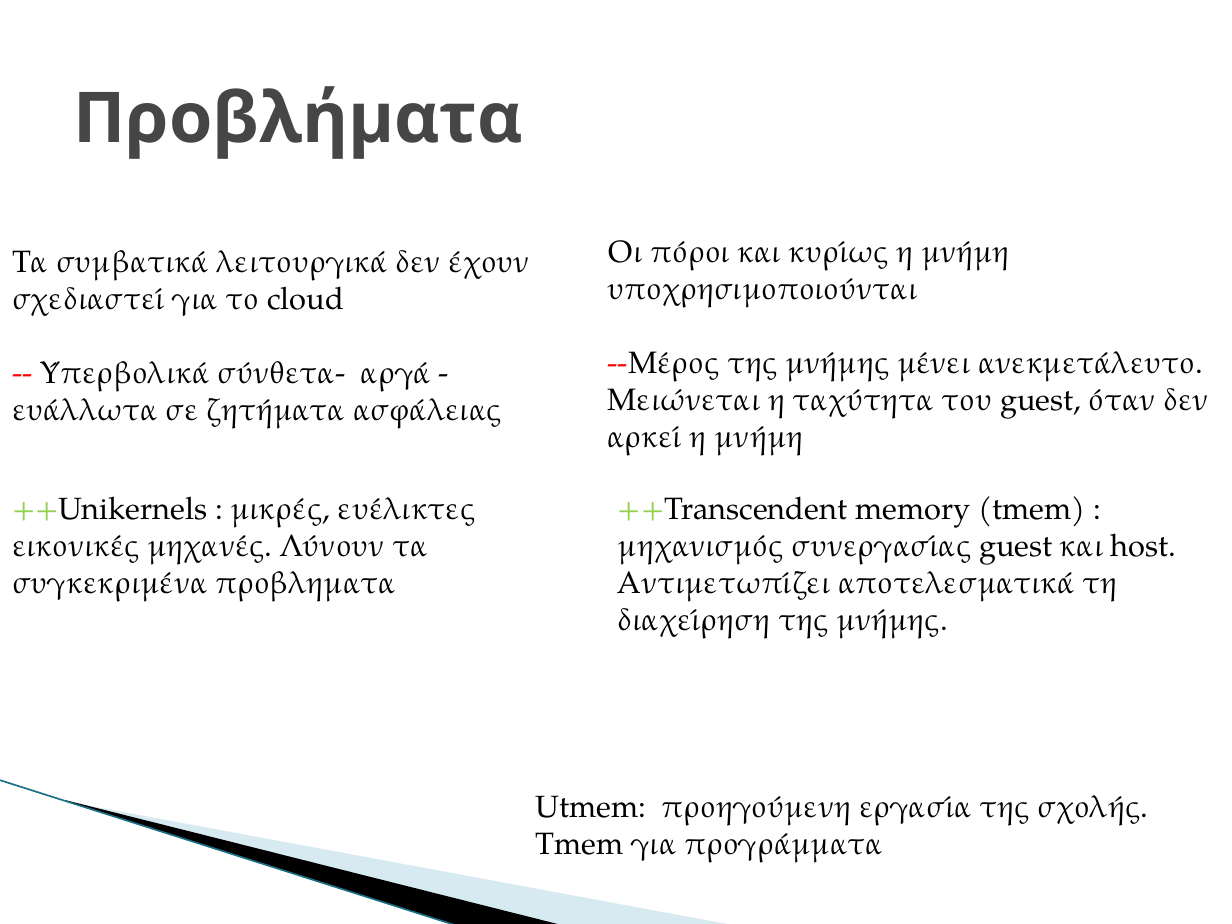
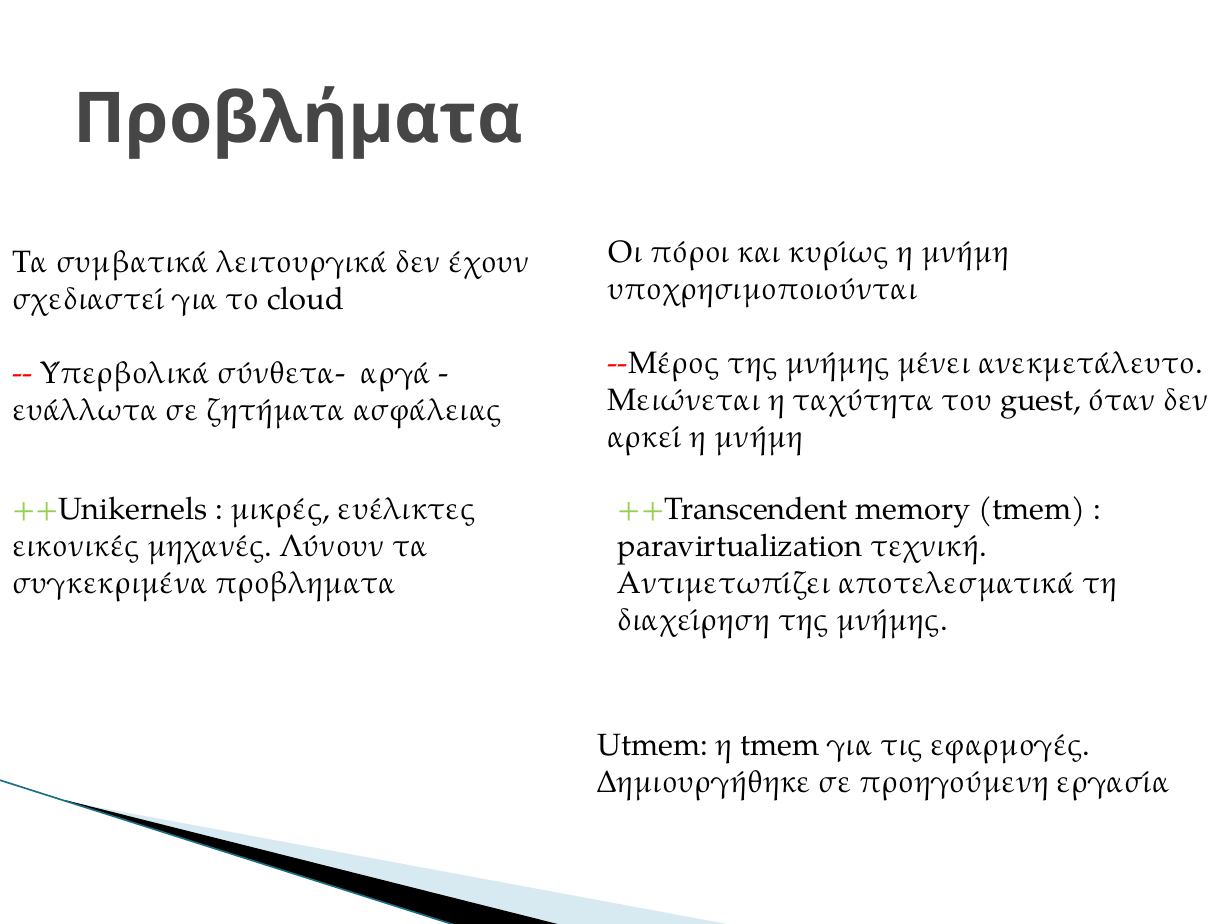
Before and after one commit to GiannhsAravantinos/ntua-diplwmatikh, a slide deck: slide 9 of paper/parousiasiDiplw.pptx. Drawn at 1232x924 pixels with LibreOffice and Linux fonts; fonts in the diff are those of the drawing; background and template pictures are left out. Boxes give left, top, right and bottom in pixels: in the first picture for what was removed or moved away, otherwise in the second. Text is boxed around its words. In the diff, an @@ line names an element or a change of style, - is before the commit and + after.

```diff
--- a/paper/parousiasiDiplw.pptx
+++ b/paper/parousiasiDiplw.pptx
@@ text at (x1=618, y1=496, x2=1118, y2=639): text changed @@
-++Transcendent memory (tmem) : μηχανισμός συνεργασίας guest και host. Αντιμετωπίζει αποτελεσματικά τη διαχείρηση της μνήμης.
+++Transcendent memory (tmem) : paravirtualization τεχνική.
+Αντιμετωπίζει αποτελεσματικά τη διαχείρηση της μνήμης.
@@ text at (x1=597, y1=733, x2=1170, y2=801): text changed @@
-Utmem: προηγούμενη εργασία της σχολής. Tmem για προγράμματα
+Utmem: η tmem για τις εφαρμογές. Δημιουργήθηκε σε προηγούμενη εργασία
```
Also in this commit, not shown: 30 other slides changed.
